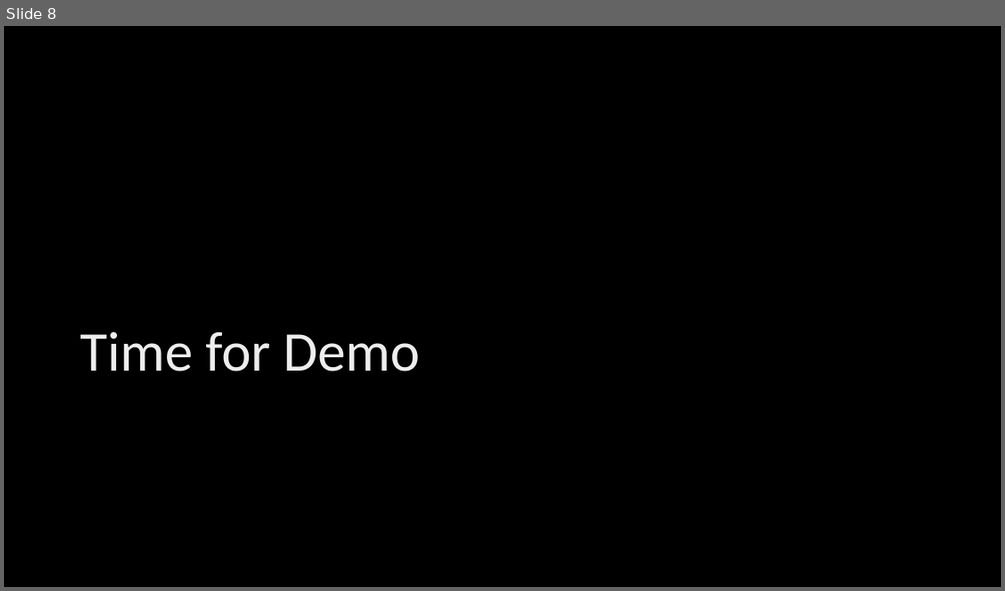
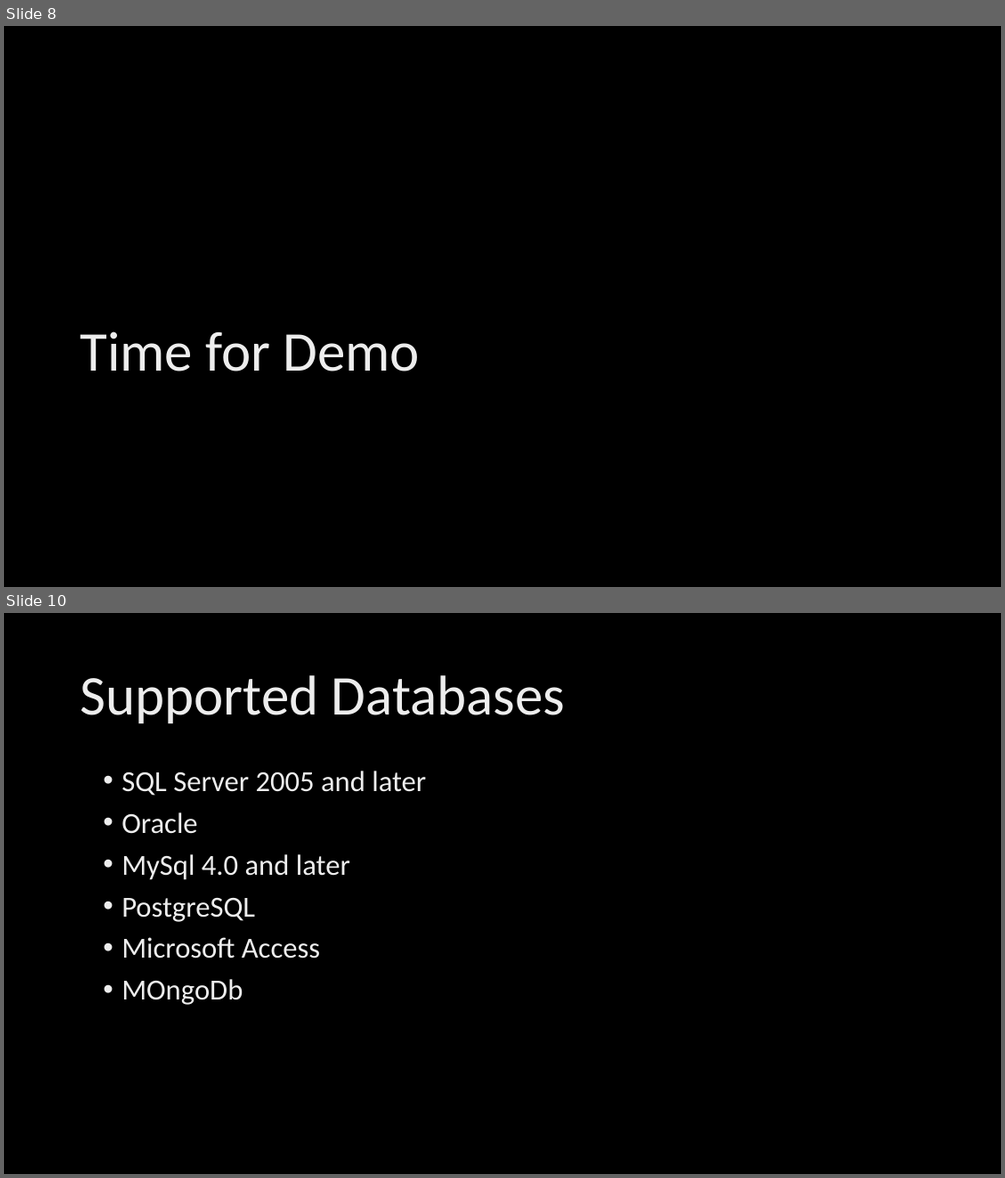
Before and after one commit to maksim-soldatenko/ADO_November_Lecture, a slide deck: Micro Orm/Micro ORM.pptx. Shown one above the other, each under a label of ours: slide 8 before the commit, slides 8 and 10 after it; the slides between them are not shown. The pictures are 1005x591 and 1005x1178 pixels, drawn with LibreOffice and Linux fonts; fonts in the diff are those of the drawing; background and template pictures are left out. Boxes give left, top, right and bottom in pixels: in the first picture for what was removed or moved away, otherwise in the second. Text is boxed around its words. In the diff, an @@ line names an element or a change of style, - is before the commit and + after.

```diff
--- a/Micro Orm/Micro ORM.pptx
+++ b/Micro Orm/Micro ORM.pptx
@@ slide 10 added at <box>4,613,1001,1174</box>, background picture (left out) @@
@@ title added at <box>80,675,566,723</box>, 54 pt, text gradient #BFBFBF to #EDEDED to #FFFFFF @@
+Supported Databases
@@ text added at <box>121,771,426,1005</box>, 28 pt, text gradient #BFBFBF to #EDEDED to #FFFFFF @@
+• SQL Server 2005 and later
+• Oracle
+• MySql 4.0 and later
+• PostgreSQL
+• Microsoft Access
+• MOngoDb
```
Also in this commit, not shown: 5 other slides added, 4 other files.
